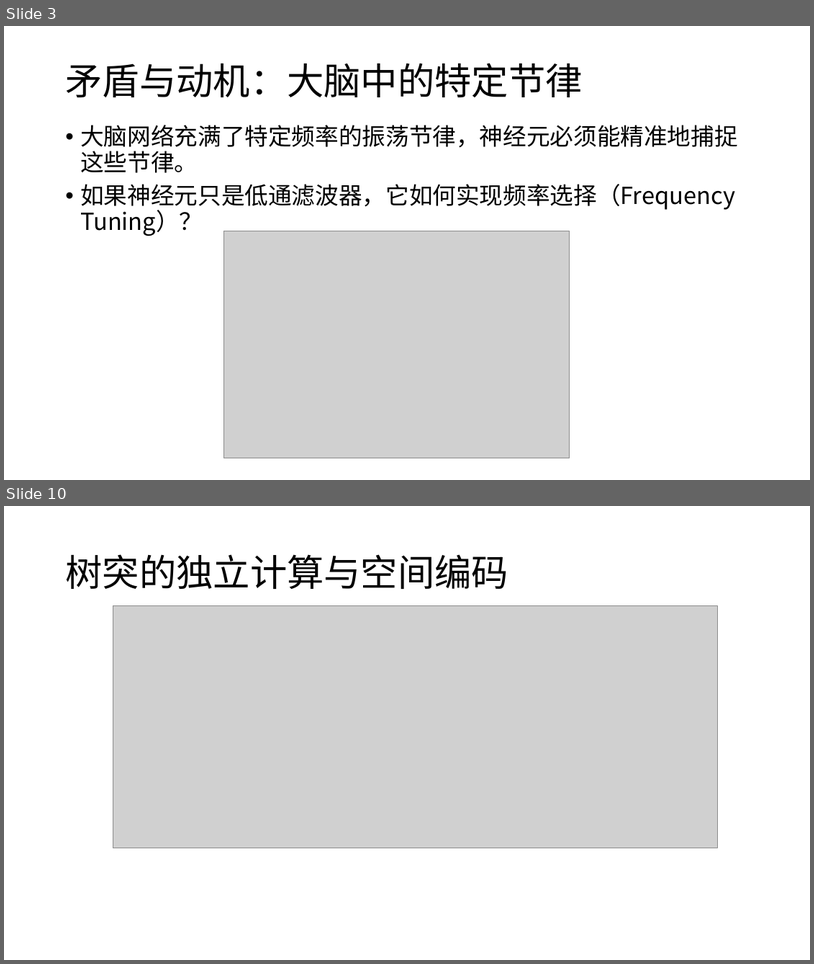
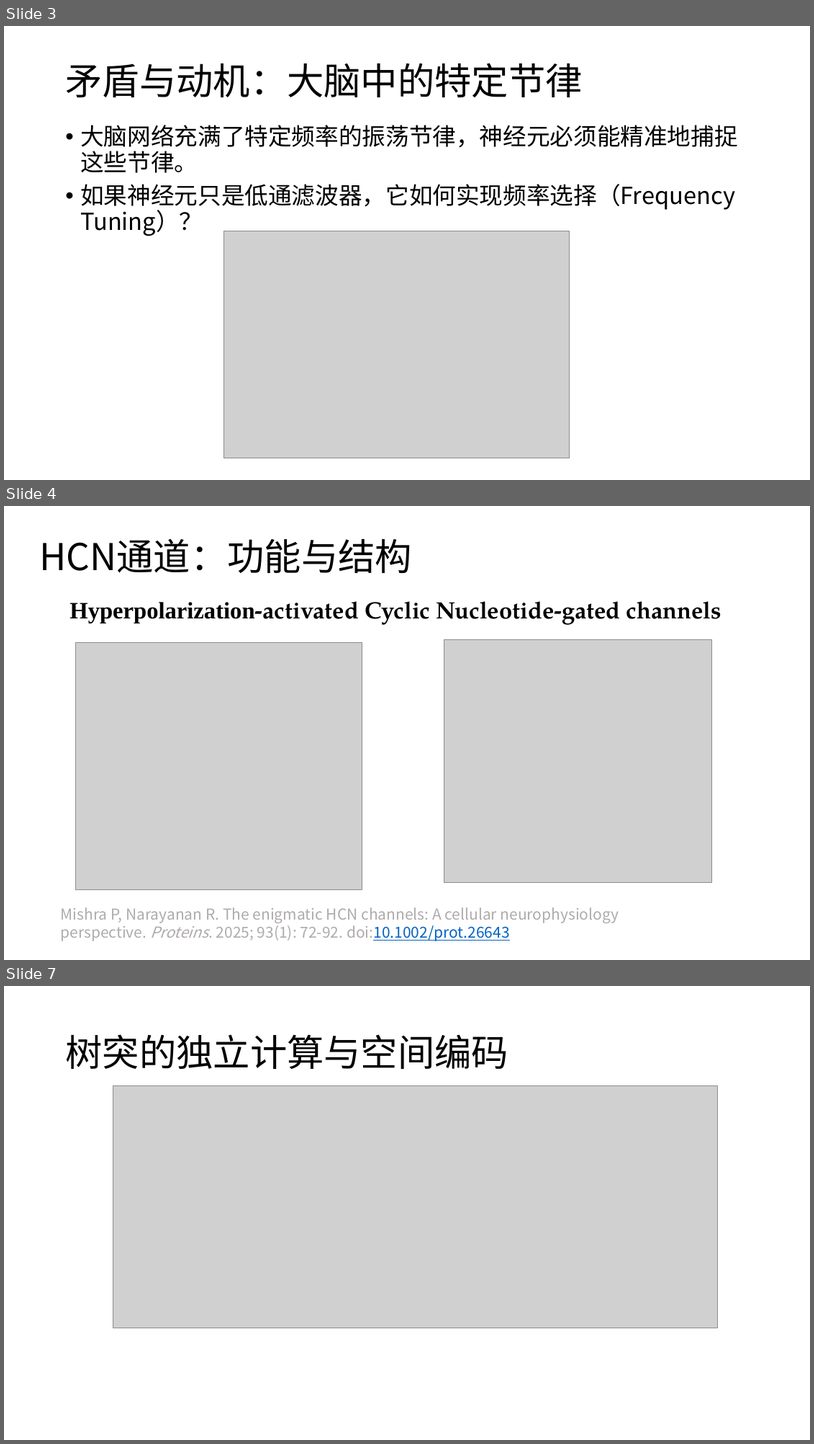
Before and after one commit to Lyghrock/Bio_Intelligence_2026, a slide deck: Projects/Presentation/pre.pptx. Shown one above the other, each under a label of ours: slides 3 and 10 before the commit, slides 3, 4 and 7 after it; the slides between them are not shown. The pictures are 814x964 and 814x1444 pixels, drawn with LibreOffice and Linux fonts; fonts in the diff are those of the drawing; grey boxes stand for pictures. Boxes give left, top, right and bottom in pixels: in the first picture for what was removed or moved away, otherwise in the second. Text is boxed around its words. In the diff, an @@ line names an element or a change of style, - is before the commit and + after.

```diff
--- a/Projects/Presentation/pre.pptx
+++ b/Projects/Presentation/pre.pptx
@@ slide 4 added at bbox=[4, 506, 810, 960], background #FFFFFF @@
@@ title added at bbox=[39, 538, 412, 573], 44 pt, text #000000 @@
+HCN通道：功能与结构
@@ text added at bbox=[70, 601, 722, 625], 28 pt, text #000000, bold @@
+Hyperpolarization-activated Cyclic Nucleotide-gated channels
@@ picture added at bbox=[75, 642, 362, 890] @@
@@ picture added at bbox=[445, 639, 712, 882] @@
@@ text added at bbox=[61, 907, 620, 941], 18 pt, text #AFABAB @@
+Mishra P, Narayanan R. The enigmatic HCN channels: A cellular neurophysiology perspective. Proteins. 2025; 93(1): 72-92. doi:10.1002/prot.26643
@@ what was slide 10 is now slide 7 @@
```
Also in this commit, not shown: 8 slides changed, 2 other slides added, 1 other file.
